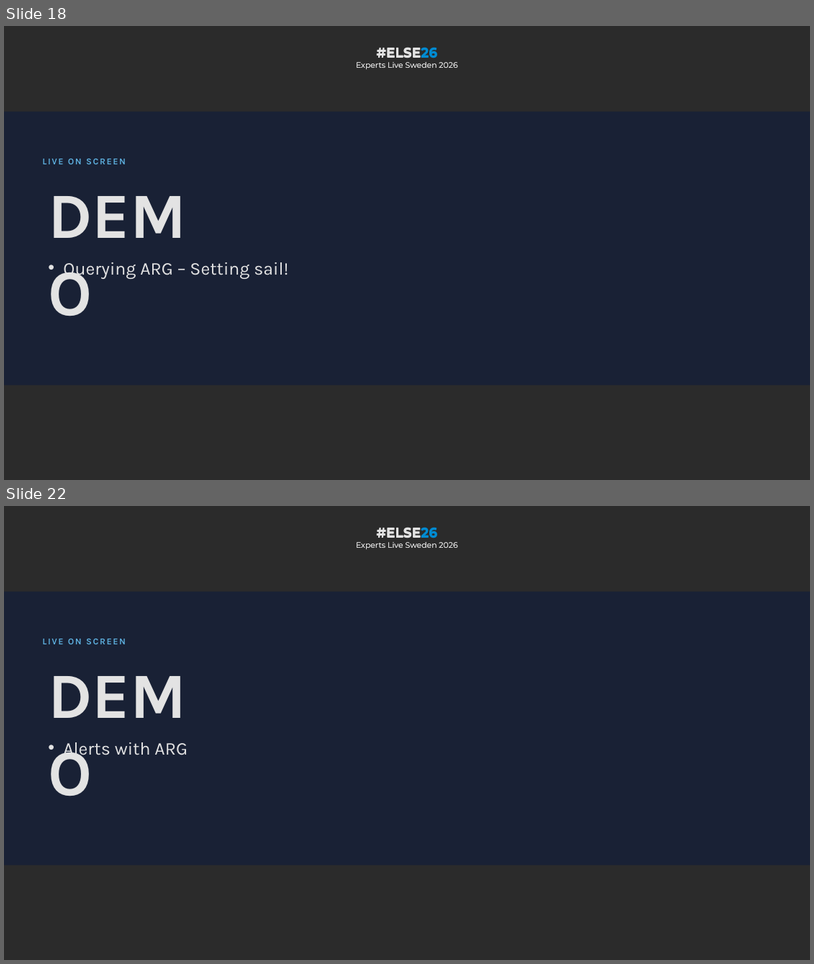
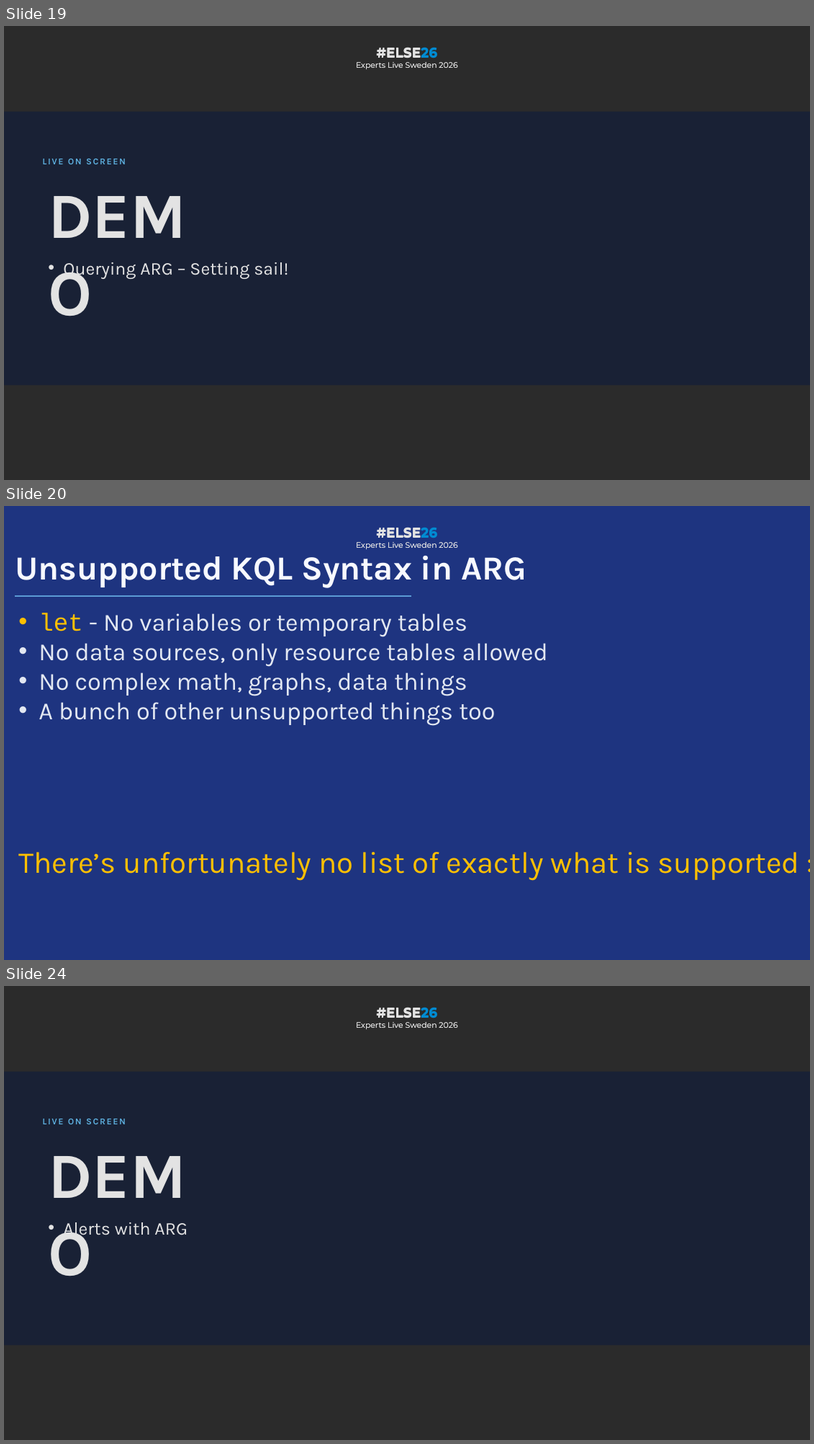
Before and after one commit to PalmEmanuel/ELSE26, a slide deck: ELSE26_TreasureHuntingInAzureWithKQL.pptx. Shown one above the other, each under a label of ours: slides 18 and 22 before the commit, slides 19, 20 and 24 after it; the slides between them are not shown. The pictures are 814x964 and 814x1444 pixels, drawn with LibreOffice and Linux fonts; fonts in the diff are those of the drawing; background and template pictures are left out; a plain dark background stands for a picture behind light text. Boxes give left, top, right and bottom in pixels: in the first picture for what was removed or moved away, otherwise in the second. Text is boxed around its words. In the diff, an @@ line names an element or a change of style, - is before the commit and + after.

Commit message:
slides done, readme line breaks

```diff
--- a/ELSE26_TreasureHuntingInAzureWithKQL.pptx
+++ b/ELSE26_TreasureHuntingInAzureWithKQL.pptx
@@ slide 20 added at [4, 506, 810, 960], background #1E3480; not listed: 2 template elements that a slide beside it also shows @@
@@ title added at [16, 555, 527, 587], 60 pt, text #F7F9FF, bold @@
+Unsupported KQL Syntax in ARG
@@ line added from (15, 596) to (412, 596), #5B9BD5 3 pt @@
@@ text added at [18, 613, 800, 880], 44 pt, text #E3E8F2 @@
+• let - No variables or temporary tables
+• No data sources, only resource tables allowed
+• No complex math, graphs, data things
+• A bunch of other unsupported things too
+There’s unfortunately no list of exactly what is supported :(
@@ what was slide 18 is now slide 19 @@
@@ what was slide 22 is now slide 24 @@
```
Also in this commit, not shown: 10 slides changed, 2 other slides added, 1 slide removed, 1 other file.
